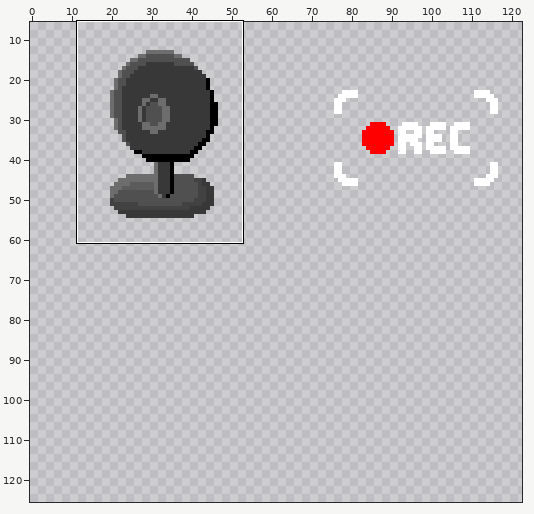
Sprite sheet, stored at Assets/Tiles/Webcam.png. Above, an overview of the earlier version with the close-up marked.
Close-up. Before:
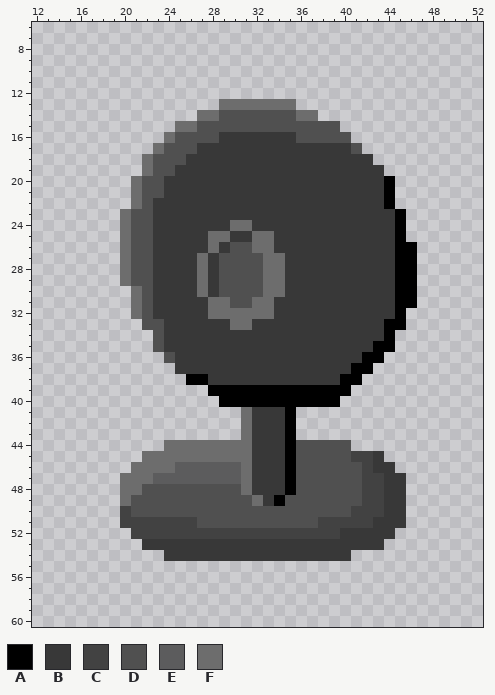
The file is 192x128 pixels. Pixels under 10% opacity are left out. Colours within 5 levels of each other are drawn and written as one. Shown: x 12..52, y 6..60. The wide view leaves out empty margins. The commit also changed other parts of the picture, which this record leaves out.
Palette (. is transparent): A #000000  B #383838  C #424242  D #505050  E #5c5c5d  F #6d6d6d
After:
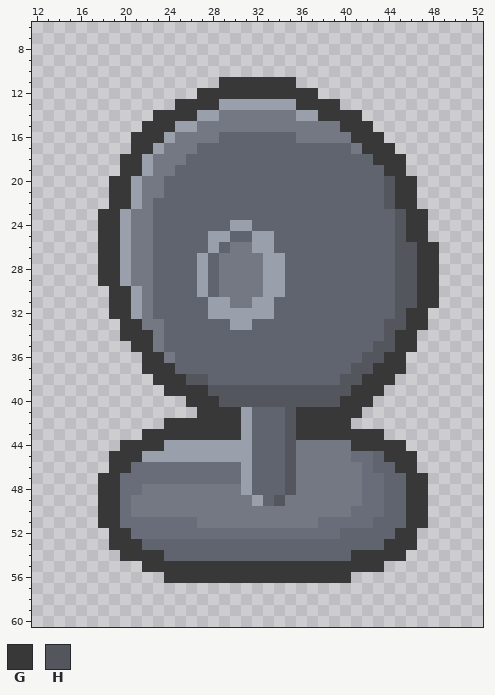
Colours new in this view: G #383838  H #53565d
The edit:
colour B: #383838 -> #60646f
colour C: #424242 -> #696d79
colour D: #505050 -> #747882
colour F: #6d6d6d -> #9a9fac
y 11: x 29..35 ....... -> GGGGGGG
y 12: x 27..37 ........... -> GGGGGGGGGGG
y 13: x 25..28 .... -> GGGG; x 36..39 .... -> GGGG
y 14: x 23..26 .... -> GGGG; x 38..41 .... -> GGGG
y 15: x 22..24 ... -> GGG; x 40..42 ... -> GGG
y 16: x 21..23 ... -> GGG; x 41..43 ... -> GGG
y 17: x 21..22 .. -> GG; x 42..44 ... -> GGG
y 18: x 20..21 .. -> GG; x 43..45 ... -> GGG
y 19: x 20..21 .. -> GG; x 44..45 .. -> GG
y 20..22: x 19..20 .. -> GG; x 44..46 A.. -> HGG
y 23..25: x 18..19 .. -> GG; x 45..47 A.. -> HGG
y 26..29: x 18..19 .. -> GG; x 45..48 AA.. -> HHGG
y 30..31: x 19..20 .. -> GG; x 45..48 AA.. -> HHGG
y 32: x 19..20 .. -> GG; x 45..47 A.. -> HGG
y 33: x 20..21 .. -> GG; x 44..47 AA.. -> HHGG
y 34: x 20..22 ... -> GGG; x 44..46 A.. -> HGG
y 35: x 21..22 .. -> GG; x 43..46 AA.. -> HHGG
y 36: x 22..23 .. -> GG; x 42..45 AA.. -> HHGG
y 37: x 22..24 ... -> GGG; x 41..45 AA... -> HHGGG
y 38: x 23..27 ...AA -> GGGHH; x 40..44 AA... -> HHGGG
y 39: x 24..43 ....AAAAAAAAAAAAA... -> GGGGHHHHHHHHHHHHHGGG
y 40: x 26..42 ...AAAAAAAAAAA... -> GGGHHHHHHHHHHHGGG
y 41: x 27..30 .... -> GGGG; x 35..41 A...... -> HGGGGGG
y 42: x 24..30 ....... -> GGGGGGG; x 35..40 A..... -> HGGGGG
y 43: x 22..30 ......... -> GGGGGGGGG; x 35..43 A........ -> HGGGGGGGG
y 44: x 20..23 .... -> GGGG; x 35 A -> H; x 41..45 ..... -> GGGGG
y 45: x 19..21 ... -> GGG; x 35 A -> H; x 44..46 ... -> GGG
y 46: x 19..30 ..FFFFEEEEEE -> GGCCCCCCCCCC; x 35 A -> H; x 45..46 .. -> GG
y 47: x 18..30 ..FFFEEEEEEEE -> GGCCCCCCCCCCC; x 35 A -> H; x 46..47 .. -> GG
y 48: x 18..21 ..FF -> GGCC; x 35 A -> H; x 46..47 .. -> GG
y 49: x 18..20 ..F -> GGC; x 34 A -> H; x 46..47 .. -> GG
y 50..51: x 18..19 .. -> GG; x 46..47 .. -> GG
y 52: x 19..20 .. -> GG; x 45..46 .. -> GG
y 53: x 19..21 ... -> GGG; x 44..46 ... -> GGG
y 54: x 20..23 .... -> GGGG; x 41..45 ..... -> GGGGG
y 55: x 22..43 ...................... -> GGGGGGGGGGGGGGGGGGGGGG
y 56: x 24..40 ................. -> GGGGGGGGGGGGGGGGG
